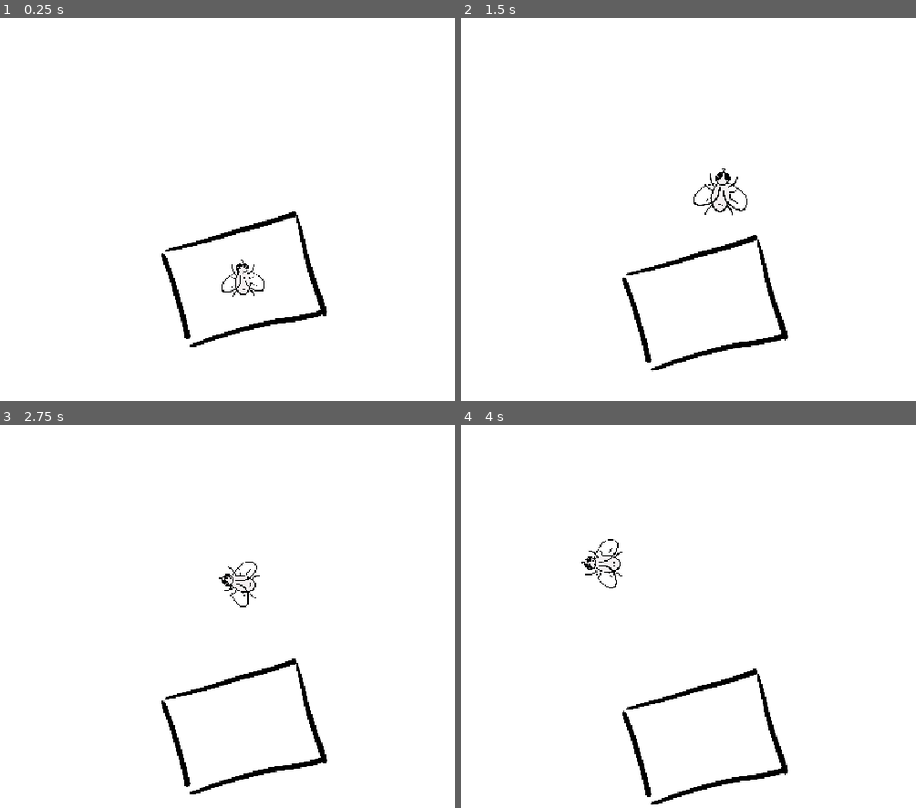
Above: before the commit, frames 1-4 (two rows, left to right).
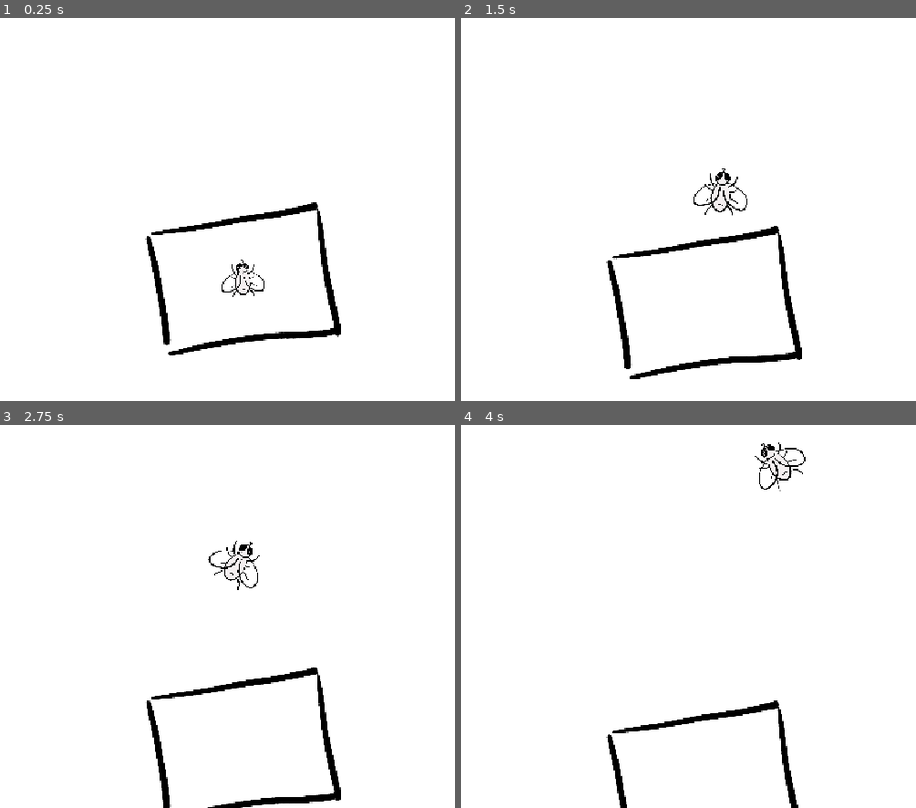
Above: after the commit, the same moments.

Repository: imikhassik/Fly-Game
Game: Godot game, scene res://scenes/test_level.tscn
Two runs of this game, one before a commit and one after it. Both use one fixed random seed, a clock stepped at 60 frames per second and the inputs below.
Inputs:
- Up to frame 1 (0.25 s): no input
- Up to frame 2 (1.5 s): tap Enter at 0.5 s; hold D (move_right) 0.53-1.28 s; tap Q (land) at 0.6, 1.35 s; hold A (move_left) from 1.28 s (still down)
- Up to frame 3 (2.75 s): release A (move_left) at 2.03 s; hold D (move_right) from 2.03 s (still down); tap Q (land) at 2.1 s
- Up to frame 4 (4 s): release D (move_right) at 2.78 s; hold W (move_up) 2.78-3.53 s; tap Q (land) at 2.85, 3.6 s; hold A (move_left) from 3.53 s (still down)

The runs differ from the first frame. In frame 1, 3.3% of the frame differs, in the area x 31-75%, y 48-89%; in frame 2, 3.3%; in frame 3, 3.4%, in the area x 31-75%, y 30-100%; in frame 4, 2.9%.

Commit message:
Implement movement on platforms

Diff:
--- a/scenes/platform.tscn
+++ b/scenes/platform.tscn
@@ -9,11 +9,11 @@
 
 [node name="Platform" type="StaticBody2D" unique_id=1887111216]
 script = ExtResource("1_6f2a1")
-force_variant = null
 
 [node name="Variant1" type="Area2D" parent="." unique_id=1166040717]
 process_mode = 4
 visible = false
+collision_layer = 2
 
 [node name="Sprite2D" type="Sprite2D" parent="Variant1" unique_id=665022055]
 scale = Vector2(0.28618324, 0.28618324)
@@ -21,49 +21,53 @@
 
 [node name="CollisionPolygon2D" type="CollisionPolygon2D" parent="Variant1" unique_id=1270553649]
 scale = Vector2(1.7581778, 1.7581774)
-polygon = PackedVector2Array(-77.921585, -48.34552, 71.09634, -55.73954, 76.78404, 56.30831, 0.4246025, 51.973755, -71.80928, 57.661465)
+polygon = PackedVector2Array(-72.23388, -46.07044, 68.25249, -50.6206, 67.114944, 0, 71.66511, 51.189373, -6.256478, 47.207977, -65.9774, 51.758144)
 
 [node name="Variant2" type="Area2D" parent="." unique_id=1019225492]
 process_mode = 4
 visible = false
+collision_layer = 2
 
 [node name="Sprite2D" type="Sprite2D" parent="Variant2" unique_id=417155102]
 scale = Vector2(0.29617834, 0.29617834)
 texture = ExtResource("2_6f2a1")
 
 [node name="CollisionPolygon2D" type="CollisionPolygon2D" parent="Variant2" unique_id=1767850555]
-polygon = PackedVector2Array(-142, -216, 158, -218, 144, 222, -26, 202, -134, 213)
+polygon = PackedVector2Array(-149, -215, 147, -213, 134, 23, 138, 216, -24, 201, -121, 208)
 
 [node name="Variant3" type="Area2D" parent="." unique_id=1486432190]
 process_mode = 4
 visible = false
+collision_layer = 2
 
 [node name="Sprite2D" type="Sprite2D" parent="Variant3" unique_id=558444520]
 scale = Vector2(0.3022876, 0.3022876)
 texture = ExtResource("3_r8v6l")
 
 [node name="CollisionPolygon2D" type="CollisionPolygon2D" parent="Variant3" unique_id=584748534]
-polygon = PackedVector2Array(-54, -194, 153, -105, 60, 161, -71, 166, -151, 188, -152, -102)
+polygon = PackedVector2Array(-54, -184, 49, -148, 142, -98, 56, 156, -69, 160, -141, 182, -149, -103)
 
 [node name="Variant4" type="Area2D" parent="." unique_id=412147068]
 process_mode = 4
 visible = false
+collision_layer = 2
 
 [node name="Sprite2D" type="Sprite2D" parent="Variant4" unique_id=354655070]
 scale = Vector2(0.30205417, 0.30205417)
 texture = ExtResource("4_pvkk7")
+flip_h = true
+flip_v = true
 
 [node name="CollisionPolygon2D" type="CollisionPolygon2D" parent="Variant4" unique_id=785938098]
-polygon = PackedVector2Array(-100, -103, -13, -136, 81, -153, 158, -126, 200, -62, 188, -3, 149, 62, 53, 130, -43, 153, -116, 145, -184, 98, -197, 32, -163, -39)
+polygon = PackedVector2Array(-92.83807, -98.13814, 0, -141, 88, -142, 154, -115, 188, -66, 186, 1, 133, 64, 58, 117, -33.053596, 141.59259, -100.34366, 144.7624, -174, 94, -187.98372, 27.624775, -158.46428, -37.564213)
 
 [node name="Variant5" type="Area2D" parent="." unique_id=1196123664]
+collision_layer = 2
 
 [node name="Sprite2D" type="Sprite2D" parent="Variant5" unique_id=782280991]
-rotation = 0.06291634
 scale = Vector2(0.29512864, 0.2951286)
 texture = ExtResource("5_1oqhx")
 
 [node name="CollisionPolygon2D" type="CollisionPolygon2D" parent="Variant5" unique_id=2109624519]
-rotation = 0.06291634
 scale = Vector2(0.29512864, 0.2951286)
-polygon = PackedVector2Array(-84, -158, 216, -171, 136, 166, -10, 160, -153, 177, -213, 32, -154, -110, -43, -40)
+polygon = PackedVector2Array(-255.49577, -521.26953, 693.9326, -570.8367, 560.5874, -116.18748, 438.39297, 529.81134, 52.906116, 504.27536, -500.3395, 573.47516, -583.2016, 304.7047, -706.6264, 114.1378, -520.39026, -322.47363, -95.913345, -72.65049)
--- a/scenes/player.tscn
+++ b/scenes/player.tscn
@@ -7,7 +7,13 @@
 radius = 14.0
 height = 64.0
 
-[node name="CharacterBody2D" type="CharacterBody2D" unique_id=1584304132]
+[sub_resource type="RectangleShape2D" id="RectangleShape2D_j6w7d"]
+size = Vector2(21, 53)
+
+[sub_resource type="CircleShape2D" id="CircleShape2D_ejr3x"]
+radius = 5.0
+
+[node name="Fly" type="CharacterBody2D" unique_id=1584304132]
 script = ExtResource("1_g2els")
 
 [node name="Sprite2D" type="Sprite2D" parent="." unique_id=1273881272]
@@ -16,3 +22,19 @@
 
 [node name="CollisionShape2D" type="CollisionShape2D" parent="." unique_id=1849372521]
 shape = SubResource("CapsuleShape2D_ejr3x")
+
+[node name="LandingDetector" type="Area2D" parent="." unique_id=1387160081]
+collision_mask = 2
+
+[node name="CollisionShape2D" type="CollisionShape2D" parent="LandingDetector" unique_id=683603897]
+shape = SubResource("RectangleShape2D_j6w7d")
+debug_color = Color(0.25655583, 0.6262352, 0.30768093, 0.41960785)
+
+[node name="HeadDetector" type="Area2D" parent="." unique_id=493346281]
+collision_layer = 2
+collision_mask = 2
+
+[node name="CollisionShape2D" type="CollisionShape2D" parent="HeadDetector" unique_id=1731464016]
+position = Vector2(0, -35)
+shape = SubResource("CircleShape2D_ejr3x")
+debug_color = Color(0.7477854, 0.2613674, 0.93557024, 0.41960785)
--- a/scenes/test_level.tscn
+++ b/scenes/test_level.tscn
@@ -24,7 +24,8 @@
 position = Vector2(360, 900)
 force_variant = 1
 
-[node name="CharacterBody2D" parent="." unique_id=1584304132 instance=ExtResource("1_2venv")]
+[node name="Fly" parent="." unique_id=1584304132 instance=ExtResource("1_2venv")]
+z_index = 1
 position = Vector2(360, 900)
 
 [node name="PlatformManager" type="Node" parent="." unique_id=1790871871]
--- a/scripts/platform.gd
+++ b/scripts/platform.gd
@@ -1,7 +1,7 @@
 @tool
 extends StaticBody2D
 
-@export var force_variant: int = 0  # 0 = random, 1-5 = specific variant
+@export var force_variant: int = 0
 
 func _ready() -> void:
 	# Gather all variant nodes
@@ -26,23 +26,26 @@
 		variant.visible = (variant == chosen)
 		variant.process_mode = PROCESS_MODE_DISABLED if variant != chosen else PROCESS_MODE_INHERIT
 
-	# Get the sprite and collision from the chosen variant
+	# Get references (children are not reset – keep their editor transforms)
 	var sprite = chosen.get_node("Sprite2D")
 	var collision = chosen.get_node("CollisionPolygon2D")
 
-	# Use the existing scale set in the editor as the BASE scale
+	# Preserve the sprite's editor scale (so your manual sizing remains)
 	var base_scale = sprite.scale
 
-	var scale_factor = randf_range(0.8, 1.2)
-	var final_scale = base_scale * scale_factor
-	sprite.scale = final_scale
-	collision.scale = final_scale
+	# ----- APPLY RANDOM TRANSFORMS TO THE PARENT (Area2D) -----
+	# Flip (horizontal/vertical) using parent scale
+	var flip_h = randi() % 2 == 0
+	var flip_v = randi() % 2 == 0
+	chosen.scale.x = -1 if flip_h else 1
+	chosen.scale.y = -1 if flip_v else 1
 
-	# Apply random flip (optional)
-	sprite.flip_h = randi() % 2 == 0
-	sprite.flip_v = randi() % 2 == 0
+	# Random rotation (±15 degrees)
+	var rotation_deg = randf_range(-15.0, 15.0)
+	chosen.rotation = deg_to_rad(rotation_deg)
 
-	# Apply random rotation (e.g., ±15 degrees)
-	var rotation_deg = randf_range(-15.0, 15.0)
-	sprite.rotation = deg_to_rad(rotation_deg)
-	collision.rotation = deg_to_rad(rotation_deg)
+	# Restore the sprite's scale (preserve your editor sizing)
+	sprite.scale = base_scale
+
+	# --- DO NOT reset position, rotation, or flip of children ---
+	# They keep their editor-defined local transforms.
--- a/scripts/player.gd
+++ b/scripts/player.gd
@@ -3,28 +3,19 @@
 signal landed
 signal took_off
 
-# ----- STATES -----
 enum FlyState { FLYING, LANDING, LANDED, TAKING_OFF }
 var state: FlyState = FlyState.LANDED
 
-# ----- MOVEMENT (shared) -----
-@export var rotation_speed: float = 3.0        # A/D rotation speed (rad/s)
-
-# ----- WALKING -----
+@export var rotation_speed: float = 3.0
 @export var walk_speed: float = 150.0
-
-# ----- FLYING -----
-@export var forward_speed: float = 60.0        # constant drift
-@export var up_boost: float = 160.0            # extra speed when W pressed
-
-# ----- LANDING / TAKEOFF -----
+@export var forward_speed: float = 60.0
+@export var up_boost: float = 160.0
 @export var landing_deceleration: float = 200.0
 @export var landing_scale_target: float = 0.75
 @export var landing_scale_speed: float = 0.03
 @export var take_off_scale_speed: float = 0.03
 @export var takeoff_forward_speed: float = 150.0
 
-# Internal
 var original_scale: Vector2 = Vector2.ONE
 var vertical_velocity: float = 0.0
 
@@ -32,7 +23,18 @@
 	original_scale = $Sprite2D.scale
 	$Sprite2D.scale = original_scale * landing_scale_target
 	$Sprite2D.rotation = 0.0
+	z_index = 1
 	add_to_group("player")
+
+	# ----- COLLISION LAYERS -----
+	collision_layer = 1
+	collision_mask = 1
+
+	$LandingDetector.collision_layer = 1
+	$LandingDetector.collision_mask = 2
+
+	$HeadDetector.collision_layer = 1
+	$HeadDetector.collision_mask = 2
 
 func _physics_process(delta: float) -> void:
 	var input_vector := Vector2.ZERO
@@ -42,12 +44,14 @@
 		input_vector.x += 1.0
 	if Input.is_action_pressed("move_up"):
 		input_vector.y -= 1.0
-	# 'move_down' is intentionally omitted (does nothing)
 
 	if Input.is_action_just_pressed("land"):
 		match state:
 			FlyState.FLYING:
-				start_landing()
+				if _is_fully_on_platform():
+					start_landing()
+				else:
+					print("Cannot land - not fully on a platform!")
 			FlyState.LANDED:
 				start_take_off()
 			_:
@@ -63,52 +67,45 @@
 		FlyState.TAKING_OFF:
 			take_off_update(delta)
 
-# ----- FLYING STATE (same as walking + constant drift) -----
+# ----- FLYING STATE -----
 func flying_update(input_vector: Vector2, delta: float) -> void:
-	# 1. Rotate freely (no clamp)
 	if abs(input_vector.x) > 0.01:
 		rotation += input_vector.x * rotation_speed * delta
 
-	# 2. Speed: constant drift + boost if W pressed
 	var speed = forward_speed
-	if input_vector.y < 0:   # W pressed
+	if input_vector.y < 0:
 		speed += up_boost
-	# (S does nothing)
-
-	# 3. Move in facing direction
+
 	var forward_dir: Vector2 = Vector2(0, -1).rotated(rotation)
 	velocity = forward_dir * speed
 	move_and_slide()
 
-	# 4. Screen clamp
 	var screen_size: Vector2 = get_viewport().get_visible_rect().size
 	position.x = clamp(position.x, 0.0, screen_size.x)
 	position.y = clamp(position.y, 0.0, screen_size.y)
 
-	# 5. Sprite inherits parent rotation, so local rotation must be 0
 	$Sprite2D.rotation = 0.0
 
 # ----- LANDED (WALKING) STATE -----
 func landed_update(input_vector: Vector2, delta: float) -> void:
-	# 1. Rotate freely (no clamp)
 	if abs(input_vector.x) > 0.01:
 		rotation += input_vector.x * rotation_speed * delta
 
-	# 2. Speed: only if W pressed
-	if input_vector.y < 0:
-		var forward_dir: Vector2 = Vector2(0, -1).rotated(rotation)
-		velocity = forward_dir * walk_speed
+	if input_vector.y < 0:  # W – forward
+		if _is_head_on_platform():
+			var forward_dir: Vector2 = Vector2(0, -1).rotated(rotation)
+			velocity = forward_dir * walk_speed
+		else:
+			velocity = Vector2.ZERO
 	else:
 		velocity = Vector2.ZERO
 
 	move_and_slide()
 
-	# 3. Screen clamp
 	var screen_size: Vector2 = get_viewport().get_visible_rect().size
 	position.x = clamp(position.x, 0.0, screen_size.x)
 	position.y = clamp(position.y, 0.0, screen_size.y)
 
-	# 4. Sprite inherits parent rotation, so local rotation must be 0
 	$Sprite2D.rotation = 0.0
 
 # ----- LANDING STATE -----
@@ -146,6 +143,66 @@
 	state = FlyState.TAKING_OFF
 	took_off.emit()
 	print("Taking off...")
+
+# ----- HELPER FUNCTIONS FOR PLATFORM GEOMETRY -----
+func _get_platform_polygon_global(area: Area2D) -> PackedVector2Array:
+	var platform_collision = area.get_node("CollisionPolygon2D")
+	if not platform_collision:
+		return PackedVector2Array()
+
+	var polygon = platform_collision.polygon
+	if polygon.is_empty():
+		return PackedVector2Array()
+
+	var platform_pos = area.global_position
+	var platform_scale = area.scale
+	var platform_rotation = area.rotation
+
+	var global_polygon: PackedVector2Array = []
+	for point in polygon:
+		var transformed = point * platform_scale
+		transformed = transformed.rotated(platform_rotation)
+		global_polygon.append(platform_pos + transformed)
+
+	return global_polygon
+
+func _get_detector_corners() -> Array[Vector2]:
+	var detector_shape = $LandingDetector.get_node("CollisionShape2D")
+	var detector_pos = $LandingDetector.global_position
+	var detector_size = detector_shape.shape.size * $LandingDetector.scale
+
+	return [
+		detector_pos + Vector2(-detector_size.x/2, -detector_size.y/2),
+		detector_pos + Vector2( detector_size.x/2, -detector_size.y/2),
+		detector_pos + Vector2( detector_size.x/2,  detector_size.y/2),
+		detector_pos + Vector2(-detector_size.x/2,  detector_size.y/2)
+	]
+
+# ----- LANDING DETECTION (FULL OVERLAP) -----
+func _is_fully_on_platform() -> bool:
+	var corners = _get_detector_corners()
+	var areas = $LandingDetector.get_overlapping_areas()
+	for area in areas:
+		if area.collision_layer & 2:
+			var poly = _get_platform_polygon_global(area)
+			if poly.is_empty():
+				continue
+			var all_inside = true
+			for corner in corners:
+				if not Geometry2D.is_point_in_polygon(corner, poly):
+					all_inside = false
+					break
+			if all_inside:
+				return true
+	return false
+
+# ----- HEAD DETECTION (FOR WALKING) -----
+func _is_head_on_platform() -> bool:
+	var overlapping = $HeadDetector.get_overlapping_areas()
+	for area in overlapping:
+		if area.collision_layer & 2:
+			return true
+	return false
 
 # ----- SCALE TRANSITIONS -----
 func _process(delta: float) -> void:
